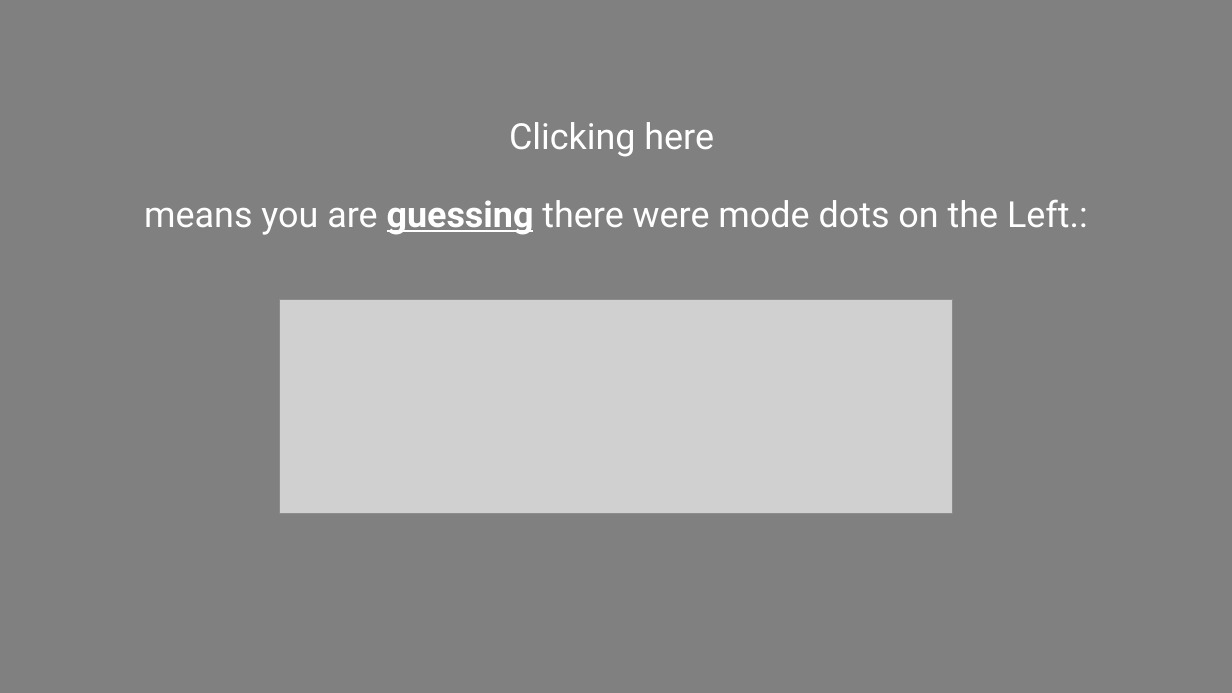
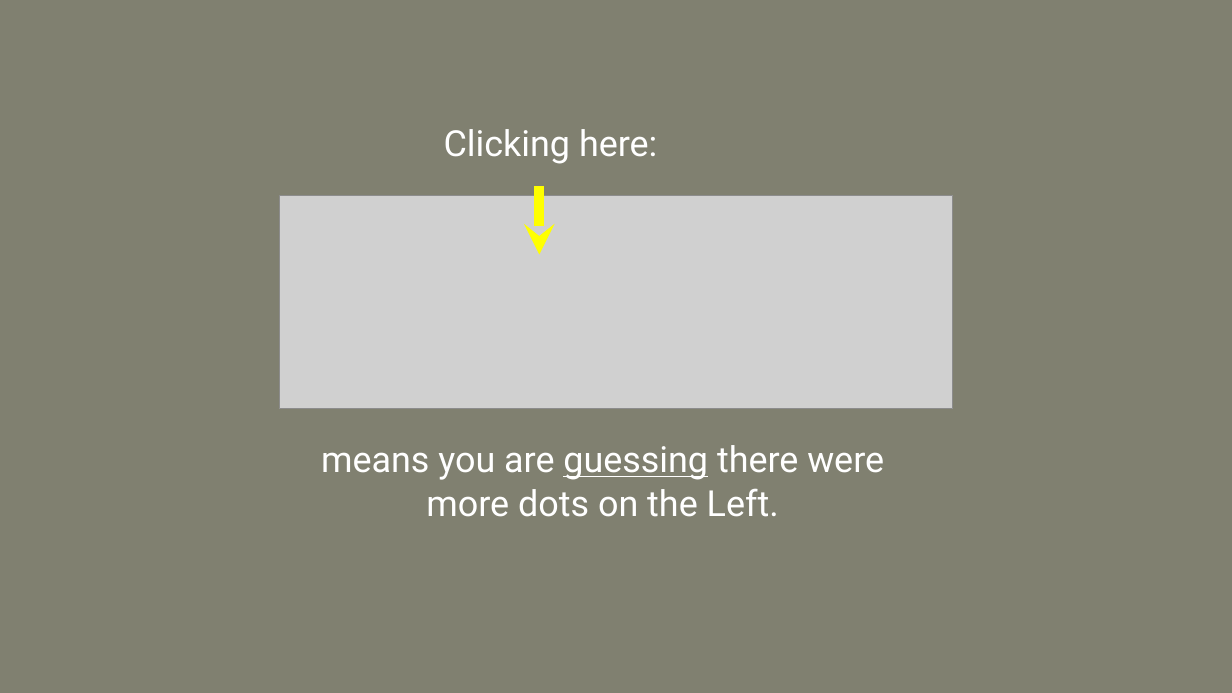
Before and after one commit to Davidson-MJ/js_ArtificialDotsAdvice, a slide deck: slide 3 of instruction-images/pracInstructions.pptx. Drawn at 1232x693 pixels with LibreOffice and Linux fonts; fonts in the diff are those of the drawing; grey boxes stand for pictures. Boxes give left, top, right and bottom in pixels: in the first picture for what was removed or moved away, otherwise in the second. Text is boxed around its words. In the diff, an @@ line names an element or a change of style, - is before the commit and + after.

```diff
--- a/instruction-images/pracInstructions.pptx
+++ b/instruction-images/pracInstructions.pptx
@@ background #808080 to #808070 @@
@@ text at (444, 129, 657, 164): text changed @@
-Clicking here
-means you are guessing there were mode dots on the Left.:
+Clicking here:
@@ picture: place and size @@
-picture at (279, 299, 953, 513)
+picture at (279, 195, 953, 409)
@@ arrow added from (540, 186) to (540, 254), #FFFF00 8 pt @@
@@ text added at (321, 445, 884, 517), 28 pt, text #FFFFFF @@
+means you are guessing there were more dots on the Left.
```
Also in this commit, not shown: 4 other slides changed, 31 other files.
